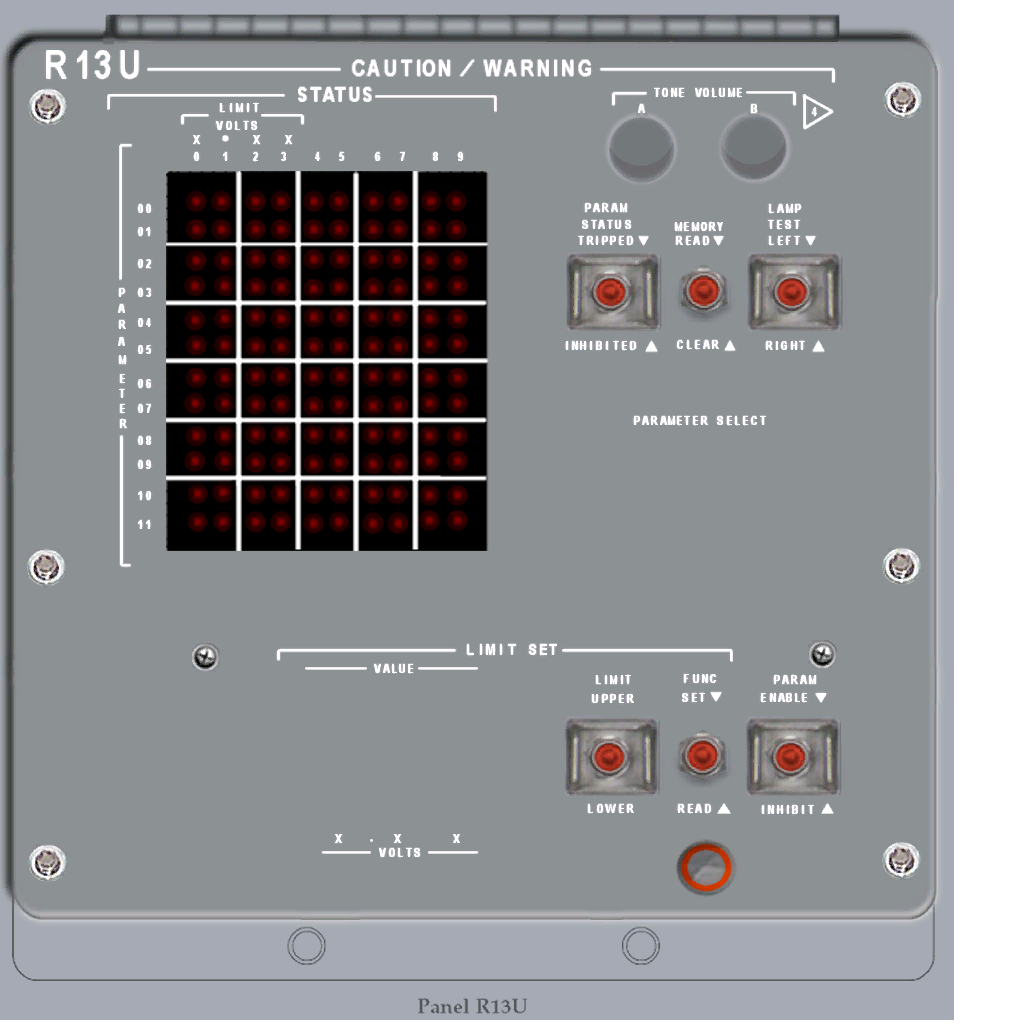
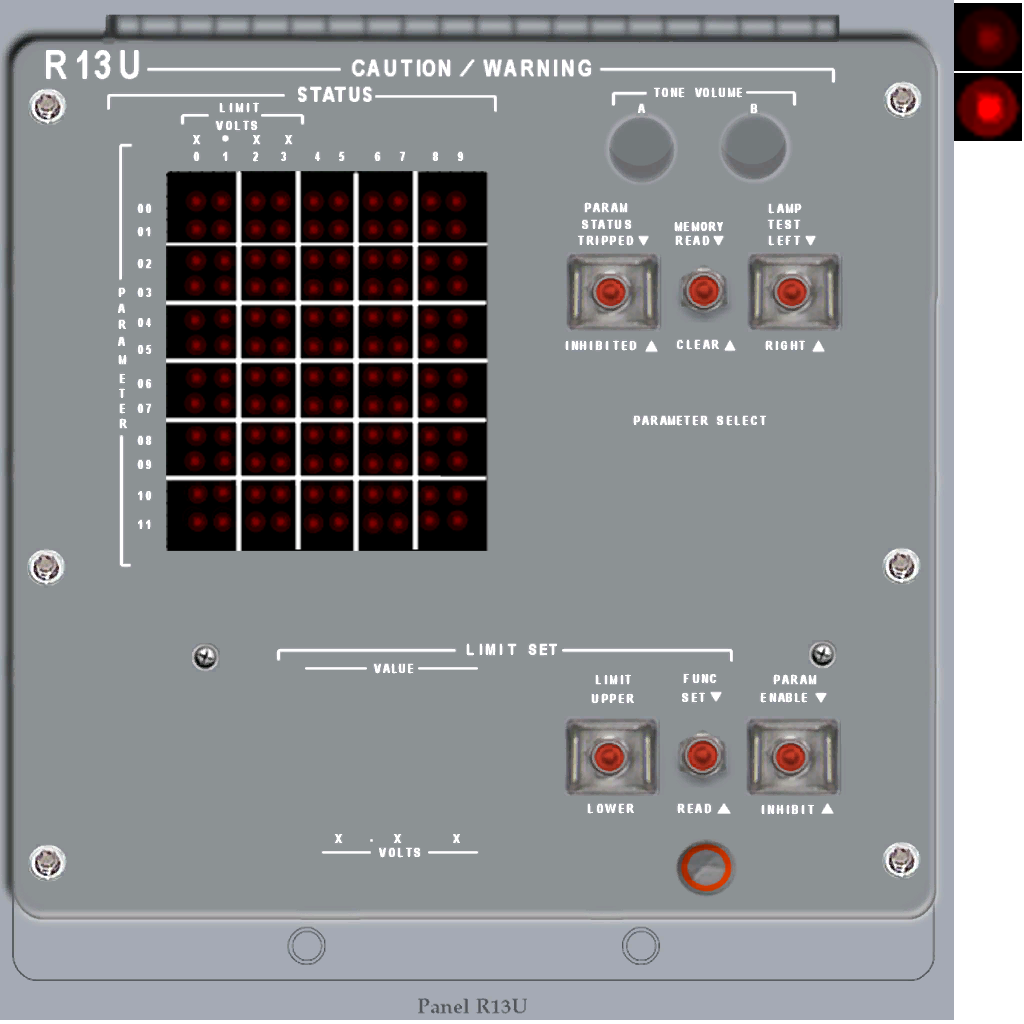
Before/after of a 1024 x 1024 layered artwork. What changed in the layer stack:
added layer "LED on" above "LED off" over [954, 73, 1022, 141]
added layer "LED off" above "C&Wlights original" over [954, 3, 1022, 71]
painted on "panelR13U.dds" over [802, 94, 834, 130]
